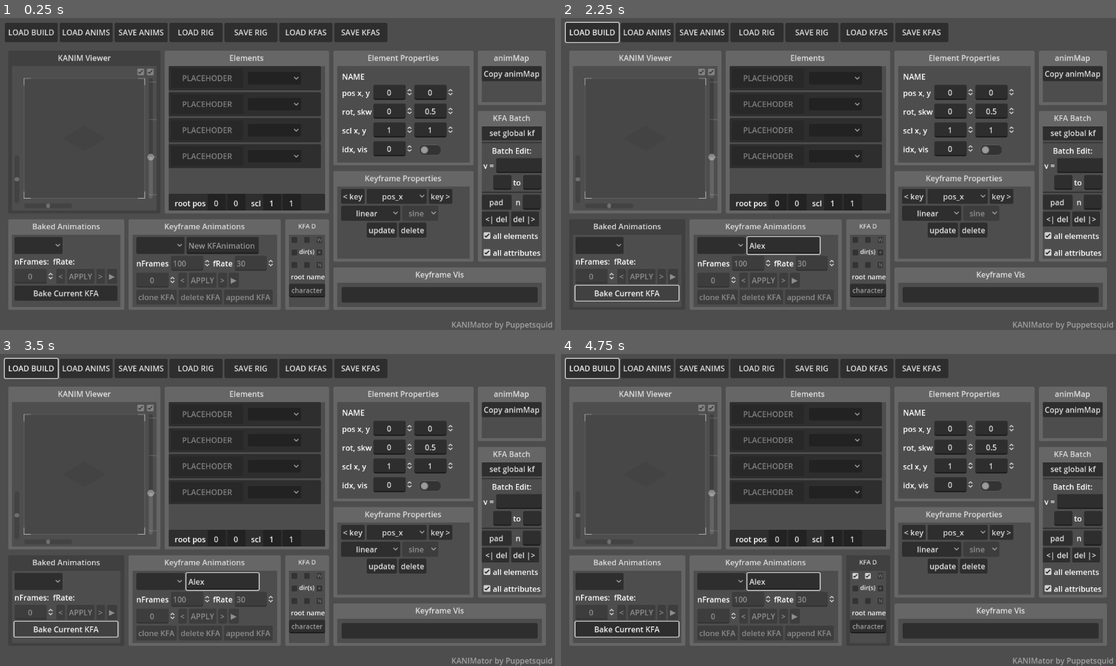
Above: before the commit, frames 1-4 (two rows, left to right).
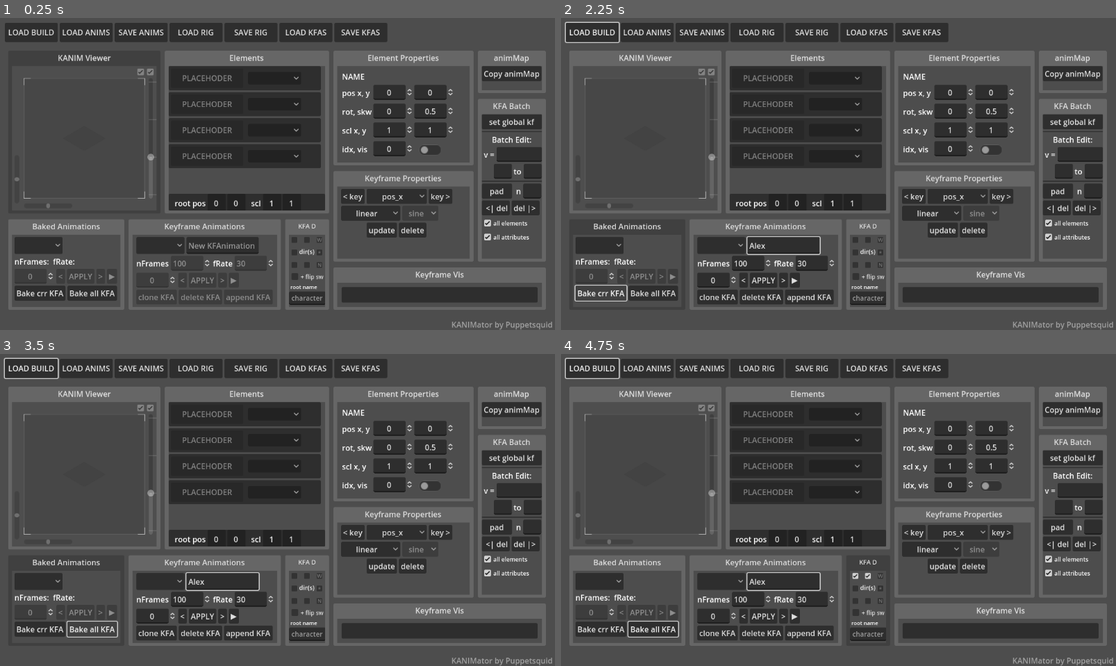
Above: after the commit, the same moments.

Repository: pptsqd/kanimator
Game: Godot game, scene res://base.tscn
Same seed, same stepped clock (60 frames per second), same inputs: the game is played once before the commit and once after it. The engine's default icon, where the game draws it, is replaced by a stand-in: a white triangle on a blue panel in a dark square.
Inputs (mouse positions are in pixels of both pictures, inside the frame that each line leads up to):
- Up to frame 1 (0.25 s): no input
- Up to frame 2 (2.25 s): click (783, 245) at 0.52 s; type "Alex" at 0.6 s; click "LOAD BUILD" at 1.25 s; click "Bake Current KFA" (after the commit: "Bake crr KFA") at 2 s
- Up to frame 3 (3.5 s): click (94, 628) at 2.75 s, where only the run after the commit has a clickable "Bake all KFA"
- Up to frame 4 (4.75 s): click (855, 575) at 3.5 s; click (866, 575) at 4.25 s

The runs differ from the first frame. In frame 1, 3.3% of the frame differs, in the area x 3-99%, y 23-92%; in frame 2, 3.6%; in frame 3, 3.6%, in the area x 2-99%, y 23-92%; in frame 4, 3.6%.
Error before the commit: Invalid access to property or key of type 'String' on a base object of type 'Dictionary'. (res://scripts/animation_master.gd:266)
Error after the commit: Invalid access to property or key of type 'String' on a base object of type 'Dictionary'. (res://scripts/animation_master.gd:359)

Commit message:
bake batch
changed baking to work on a queue system
can now batch bake all
can also tell the baker to auto-flip for SW (this is just for me really)

Diff:
--- a/base.tscn
+++ b/base.tscn
@@ -262,17 +262,20 @@
 z_index = -500
 texture = ExtResource("5_hooqk")
 
-[node name="kanim_root" type="Node2D" parent="SubViewport"]
+[node name="baker_flip" type="Node2D" parent="SubViewport"]
+unique_name_in_owner = true
+
+[node name="kanim_root" type="Node2D" parent="SubViewport/baker_flip"]
 unique_name_in_owner = true
 script = ExtResource("1_hcp24")
 
-[node name="KANIMSprite" type="AnimatedSprite2D" parent="SubViewport/kanim_root"]
+[node name="KANIMSprite" type="AnimatedSprite2D" parent="SubViewport/baker_flip/kanim_root"]
 visible = false
 z_index = 4
 sprite_frames = SubResource("SpriteFrames_01ks7")
 script = ExtResource("3_q83om")
 
-[node name="Sprite2D" type="Sprite2D" parent="SubViewport/kanim_root"]
+[node name="Sprite2D" type="Sprite2D" parent="SubViewport/baker_flip/kanim_root"]
 unique_name_in_owner = true
 visible = false
 
@@ -747,12 +750,12 @@
 
 [node name="kfBatchEditor" type="Window" parent="."]
 title = "KFA Batch"
-position = Vector2i(1000, 225)
-size = Vector2i(125, 275)
+position = Vector2i(1000, 200)
+size = Vector2i(125, 300)
 theme_override_icons/close = ExtResource("6_kt164")
 theme_override_icons/close_pressed = ExtResource("6_kt164")
 script = ExtResource("6_vu4yg")
-base_position = Vector2(40, 9)
+base_position = Vector2(40, 8)
 
 [node name="batch_editor" type="Control" parent="kfBatchEditor"]
 layout_mode = 3
@@ -776,6 +779,12 @@
 layout_mode = 2
 text = "set global kf"
 
+[node name="btch_quick_flip" type="Button" parent="kfBatchEditor/batch_editor/VBoxContainer"]
+unique_name_in_owner = true
+visible = false
+layout_mode = 2
+text = "quick flip"
+
 [node name="Panel" type="Panel" parent="kfBatchEditor/batch_editor/VBoxContainer"]
 custom_minimum_size = Vector2(0, 2)
 layout_mode = 2
@@ -874,12 +883,14 @@
 [node name="kfa_pad_all" type="CheckBox" parent="kfBatchEditor/batch_editor/VBoxContainer"]
 unique_name_in_owner = true
 layout_mode = 2
+theme_override_font_sizes/font_size = 12
 button_pressed = true
 text = "all elements"
 
 [node name="kfa_pad_vars" type="CheckBox" parent="kfBatchEditor/batch_editor/VBoxContainer"]
 unique_name_in_owner = true
 layout_mode = 2
+theme_override_font_sizes/font_size = 12
 button_pressed = true
 text = "all attributes"
 
@@ -963,9 +974,16 @@
 layout_mode = 2
 text = "▶"
 
-[node name="bake_anim" type="Button" parent="animationsEditor/animation_master/VBoxContainer"]
-layout_mode = 2
-text = "Bake Current KFA"
+[node name="HBoxContainer" type="HBoxContainer" parent="animationsEditor/animation_master/VBoxContainer"]
+layout_mode = 2
+
+[node name="bake_anim" type="Button" parent="animationsEditor/animation_master/VBoxContainer/HBoxContainer"]
+layout_mode = 2
+text = "Bake crr KFA"
+
+[node name="bake_anim2" type="Button" parent="animationsEditor/animation_master/VBoxContainer/HBoxContainer"]
+layout_mode = 2
+text = "Bake all KFA"
 
 [node name="keyframesEditor" type="Window" parent="."]
 auto_translate_mode = 1
@@ -1130,6 +1148,7 @@
 layout_mode = 0
 offset_right = 40.0
 offset_bottom = 40.0
+theme_override_constants/separation = 1
 
 [node name="direction_cbxs" type="GridContainer" parent="kfaData/kfa_data_editor/VBoxContainer"]
 unique_name_in_owner = true
@@ -1241,9 +1260,16 @@
 focus_mode = 0
 theme_override_constants/icon_max_width = 14
 
+[node name="addFlipSW" type="CheckBox" parent="kfaData/kfa_data_editor/VBoxContainer"]
+unique_name_in_owner = true
+layout_mode = 2
+focus_mode = 0
+theme_override_font_sizes/font_size = 12
+text = "+ flip sw"
+
 [node name="Label" type="Label" parent="kfaData/kfa_data_editor/VBoxContainer"]
 layout_mode = 2
-theme_override_font_sizes/font_size = 14
+theme_override_font_sizes/font_size = 11
 text = " root name"
 
 [node name="rootname" type="LineEdit" parent="kfaData/kfa_data_editor/VBoxContainer"]
@@ -1253,16 +1279,16 @@
 placeholder_text = "character"
 alignment = 1
 
-[node name="Window" type="Window" parent="."]
+[node name="animMap" type="Window" parent="."]
 title = "animMap"
 position = Vector2i(1000, 100)
-size = Vector2i(125, 75)
+size = Vector2i(125, 50)
 theme_override_icons/close = ExtResource("6_kt164")
 theme_override_icons/close_pressed = ExtResource("6_kt164")
 script = ExtResource("6_vu4yg")
 base_position = Vector2(40, 4)
 
-[node name="animMapBuilder" type="Control" parent="Window"]
+[node name="animMapBuilder" type="Control" parent="animMap"]
 layout_mode = 3
 anchors_preset = 15
 anchor_right = 1.0
@@ -1271,7 +1297,7 @@
 grow_vertical = 2
 script = ExtResource("19_2k8yd")
 
-[node name="copyAnimMap" type="Button" parent="Window/animMapBuilder"]
+[node name="copyAnimMap" type="Button" parent="animMap/animMapBuilder"]
 layout_mode = 0
 offset_right = 8.0
 offset_bottom = 8.0
@@ -1503,7 +1529,8 @@
 [connection signal="pressed" from="animationsEditor/animation_master/VBoxContainer/kf_controls/bkd_Apply" to="animationsEditor/animation_master" method="_on_apply_pressed"]
 [connection signal="pressed" from="animationsEditor/animation_master/VBoxContainer/kf_controls/baked_fwd" to="animationsEditor/animation_master" method="_on_baked_fwd_pressed"]
 [connection signal="pressed" from="animationsEditor/animation_master/VBoxContainer/kf_controls/baked_play" to="animationsEditor/animation_master" method="_on_baked_play_pressed"]
-[connection signal="pressed" from="animationsEditor/animation_master/VBoxContainer/bake_anim" to="animationsEditor/animation_master" method="_on_bake_anim_pressed"]
+[connection signal="pressed" from="animationsEditor/animation_master/VBoxContainer/HBoxContainer/bake_anim" to="animationsEditor/animation_master" method="_on_bake_anim_pressed"]
+[connection signal="pressed" from="animationsEditor/animation_master/VBoxContainer/HBoxContainer/bake_anim2" to="animationsEditor/animation_master" method="_on_bake_all_pressed"]
 [connection signal="pressed" from="keyframesEditor/keyframes_master/Apply" to="keyframesEditor/keyframes_master" method="_on_apply_pressed"]
 [connection signal="item_selected" from="keyframesEditor/keyframes_master/VBoxContainer/HBoxContainer3/keyframeanim_selector" to="keyframesEditor/keyframes_master" method="_on_keyframeanim_selector_item_selected"]
 [connection signal="text_submitted" from="keyframesEditor/keyframes_master/VBoxContainer/HBoxContainer3/newAnimName" to="keyframesEditor/keyframes_master" method="_on_new_animname_text_submitted"]
@@ -1518,7 +1545,7 @@
 [connection signal="pressed" from="keyframesEditor/keyframes_master/VBoxContainer/kfa_tools/kfs_delete" to="keyframesEditor/keyframes_master" method="_on_kfs_delete_pressed"]
 [connection signal="pressed" from="keyframesEditor/keyframes_master/VBoxContainer/kfa_tools/kfs_append" to="keyframesEditor/keyframes_master" method="_on_kfs_append_pressed"]
 [connection signal="text_submitted" from="kfaData/kfa_data_editor/VBoxContainer/rootname" to="kfaData/kfa_data_editor" method="_on_rootname_text_submitted"]
-[connection signal="pressed" from="Window/animMapBuilder/copyAnimMap" to="Window/animMapBuilder" method="_on_copy_anim_map_pressed"]
+[connection signal="pressed" from="animMap/animMapBuilder/copyAnimMap" to="animMap/animMapBuilder" method="_on_copy_anim_map_pressed"]
 [connection signal="value_changed" from="kanimaViewer/Control2/Control/HScrollBar" to="." method="_on_viewer_h_scroll_bar_value_changed"]
 [connection signal="value_changed" from="kanimaViewer/Control2/Control/VScrollBar" to="." method="_on_viewer_v_scroll_bar_value_changed"]
 [connection signal="value_changed" from="kanimaViewer/Control2/anim_resize" to="." method="_on_anim_resize_value_changed"]
--- a/kfa_data_editor.gd
+++ b/kfa_data_editor.gd
@@ -15,33 +15,43 @@
 	dir_boxes["SW"] = %SW_
 	for dir in dir_boxes:
 		dir_boxes[dir].pressed.connect(Callable(self,"_on_check_box_toggled"))
+	%addFlipSW.pressed.connect(Callable(self, "on_flipped_sw_toggled"))
 
 func update():
 	if GAME.current_keyframe_animname:
 		var animname = GAME.current_keyframe_animname
-		if GAME.keyframe_data.has(animname):
-			var kfdata = GAME.keyframe_data[animname]
+		if GAME.keyframe_data.has(animname) and GAME.keyframe_data[animname].has("data"):
+			var kfdata = GAME.keyframe_data[animname]["data"]
 			if not kfdata.has("root"):  #this wasn't part of old builds of the program
 				kfdata["root"] = "character"
 			if not kfdata.has("dirs"):
 				kfdata["dirs"] = GAME.default_dirs.duplicate()
+			if not kfdata.has("flipped_SW"):
+				kfdata["flipped_SW"] = false
 			for dir in dir_boxes:
 				dir_boxes[dir].button_pressed = kfdata["dirs"][dir]
+			%addFlipSW.button_pressed = kfdata["flipped_SW"]
 			rootname.text = kfdata["root"]
 
 func _on_check_box_toggled():
 	if GAME.current_keyframe_animname:
 		var animname = GAME.current_keyframe_animname
-		if GAME.keyframe_data.has(animname):
-			var kfdata = GAME.keyframe_data[animname]
+		if GAME.keyframe_data.has(animname) and GAME.keyframe_data[animname].has("data"):
+			var kfdata = GAME.keyframe_data[animname]["data"]
 			for dir in dir_boxes:
 				kfdata["dirs"][dir] = dir_boxes[dir].button_pressed
 
+func on_flipped_sw_toggled():
+	if GAME.current_keyframe_animname:
+		var animname = GAME.current_keyframe_animname
+		if GAME.keyframe_data.has(animname) and GAME.keyframe_data[animname].has("data"):
+			var kfdata = GAME.keyframe_data[animname]["data"]
+			kfdata["flipped_SW"] = %addFlipSW.button_pressed
 
 func _on_rootname_text_submitted(new_text):
 	if GAME.current_keyframe_animname:
 		var animname = GAME.current_keyframe_animname
-		if GAME.keyframe_data.has(animname):
-			var kfdata = GAME.keyframe_data[animname]
+		if GAME.keyframe_data.has(animname) and GAME.keyframe_data[animname].has("data"):
+			var kfdata = GAME.keyframe_data[animname]["data"]
 			kfdata["root"] = new_text
 			rootname.release_focus()
--- a/scripts/animation_master.gd
+++ b/scripts/animation_master.gd
@@ -255,21 +255,26 @@
 
 
 var baking = false
+var baking_flipped = false
 var bake_frame = 0
 var bake_length = 0
 var bake_name = ""
 var bake_result = {}
+var bake_list = []
+var bake_flipped_list = []
 
 func bake_kfa():
 	var anim_name = GAME.keyframes_master.current_anim
 	bake_result = {"name" = anim_name, "firstframe" = 0, "frames" = {}}
 	bake_result["numframes"] = GAME.keyframe_data[anim_name]["numframes"]
 	bake_result["framerate"] = GAME.keyframe_data[anim_name]["framerate"]
-	bake_result["root"] = GAME.keyframe_data[anim_name]["root"]
+	bake_result["root"] = GAME.keyframe_data[anim_name]["data"]["root"]
 	#GAME.animation_data[anim_name] = bake_result #holdover from direct bakes
 	bake_length = bake_result["numframes"]
 	bake_name = anim_name
 	bake_frame = 0
+	if baking_flipped:
+		%baker_flip.scale.x = -1
 	baking = true
 	#for frame in bake_result["numframes"]:
 		#GAME.build_holder.bake_kfa_frame(anim_name, frame)
@@ -279,23 +284,26 @@
 
 func save_bakes():
 	var dir_list = []
-	var directions = GAME.keyframe_data[bake_name]["dirs"]
+	var directions = GAME.keyframe_data[bake_name]["data"]["dirs"]
 	for dir in directions:
 		if directions[dir] == true:
 			dir_list.append(dir)
 	if dir_list.size() == 0: #bake the exact name if there's no dirs
 		GAME.animation_data[bake_name] = bake_result
 	else:
-		#for dir in dir_list:
-			#var bake_name_dir = bake_name + "_" + dir + "_" #the trailing _ isnt always there idk if it's needed
-			#GAME.animation_data[bake_name_dir] = bake_result.duplicate(true)
-			#GAME.animation_data[bake_name_dir]["name"] = bake_name_dir
-
-		var bake_name_dir = bake_name.get_slice("~",0) + "_" #this ver would make a single anim instead of one each, idk if it's better
-		for dir in dir_list:
-			bake_name_dir = bake_name_dir + dir + "_" #the trailing _ isnt always there idk if it's needed
+		var bake_name_dir = bake_name.get_slice("~",0) + "_" #we can save them all in one file!
+		if baking_flipped:
+			bake_name_dir = bake_name_dir + "SW_"
+		else:
+			for dir in dir_list:
+				bake_name_dir = bake_name_dir + dir + "_" #the trailing _ isnt always there idk if it's needed
 		GAME.animation_data[bake_name_dir] = bake_result.duplicate(true)
 		GAME.animation_data[bake_name_dir]["name"] = bake_name_dir
+	if baking_flipped and bake_flipped_list.size() == 0:
+		baking_flipped = false
+		%baker_flip.scale.x = 1
+
+
 
 func _process(delta):
 	if baking:
@@ -306,13 +314,20 @@
 			baking = false
 			save_bakes()
 			set_options()
-
-	elif playing:
-		playing_delta += delta
-		if playing_delta > (1.0/frame_rate):
-			set_baked_frame(current_frame+1)
-			playing_delta -= 1.0/frame_rate
-			GAME.build_holder.load_frame(anim_list[current_anim], current_frame)
+	else:
+		if bake_list.size() > 0 and not baking:
+			GAME.keyframes_master.change_kfanim(bake_list.pop_front())
+			bake_kfa()
+		elif bake_flipped_list.size() > 0 and not baking:
+			baking_flipped = true
+			GAME.keyframes_master.change_kfanim(bake_flipped_list.pop_front())
+			bake_kfa()
+		if playing:
+			playing_delta += delta
+			if playing_delta > (1.0/frame_rate):
+				set_baked_frame(current_frame+1)
+				playing_delta -= 1.0/frame_rate
+				GAME.build_holder.load_frame(anim_list[current_anim], current_frame)
 
 
 func _on_baked_anim_selected(index):
@@ -339,5 +354,16 @@
 	GAME.build_holder.load_frame(anim_list[current_anim], current_frame)
 
 
+func queue_anim_bake(name):
+	bake_list.append(name)
+	if GAME.keyframe_data[name]["data"].has("flipped_SW") and GAME.keyframe_data[name]["data"]["flipped_SW"]:
+		bake_flipped_list.append(name)
+
+
 func _on_bake_anim_pressed():
-	bake_kfa()
+	#bake_kfa()
+	queue_anim_bake(GAME.keyframes_master.current_anim)
+
+func _on_bake_all_pressed():
+	for name in GAME.keyframe_data:
+		queue_anim_bake(name)
--- a/scripts/keyframe_master.gd
+++ b/scripts/keyframe_master.gd
@@ -81,6 +81,8 @@
 	%kfa_tools.set_locked(false)
 	kfa_num_frame_spin.set_value(GAME.keyframe_data[name]["numframes"])
 	kfa_frame_rate_spin.set_value(GAME.keyframe_data[name]["framerate"])
+	for node in GAME.build_holder.build_nodes:
+		create_keyframe_basis(node.name, current_anim) #kina dirty but in case the user adds build data (like I did)
 	GAME.kfa_data_editor.update()
 
 func load_kfas():
@@ -112,15 +114,19 @@
 func deep_kfa_copy(source_dict,target_dict,from_name,to_name,extra_data):
 	#a standard duplicate leaves sub-values linked, this is a brand new dict being made
 	target_dict[to_name] = {"framerate" = source_dict[from_name]["framerate"],"numframes" = source_dict[from_name]["numframes"]}
-	if source_dict[from_name].has("root"):
-		target_dict[to_name]["root"] = source_dict[from_name]["root"]
-		target_dict[to_name]["dirs"] = source_dict[from_name]["dirs"].duplicate(true)
+	if source_dict[from_name].has("data"):
+		target_dict[to_name]["data"] = source_dict[from_name]["data"].duplicate(true)
+	else:
+		target_dict[to_name]["data"] = {}
+	if source_dict[from_name].has("root"): #legacy for cloning older kfa files
+		target_dict[to_name]["data"]["root"] = source_dict[from_name]["root"]
+		target_dict[to_name]["data"]["dirs"] = source_dict[from_name]["dirs"].duplicate(true)
 	var paste_offset = 0
 	var range = false
 	var range_start = 0
 	var range_end = 0
 	for nodename in source_dict[from_name]:
-		if not ["framerate","numframes","root","dirs"].has(nodename):
+		if not ["framerate","numframes","root","dirs","data"].has(nodename):
 			target_dict[to_name][nodename] = {}
 			for attr in source_dict[from_name][nodename]:
 				target_dict[to_name][nodename][attr] = {}
